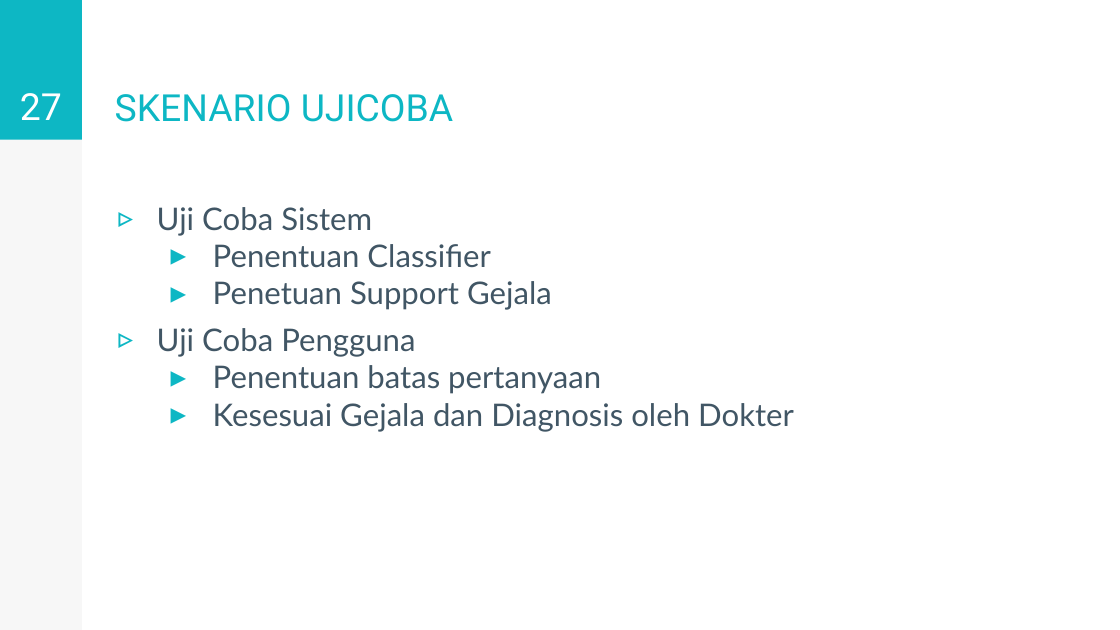
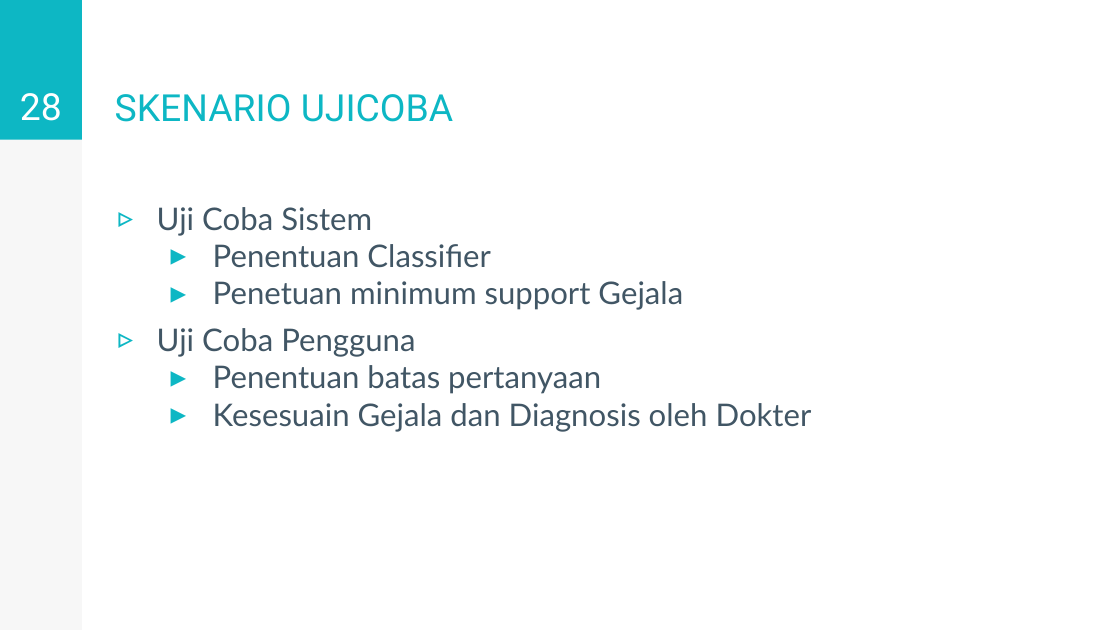
Before and after one commit to kevinfachreza/TugasAkhir, a slide deck: slide 28 of PPT/5114100128-v1.0.pptx (slide 27 before the commit). Drawn at 1120x630 pixels with LibreOffice and Linux fonts; fonts in the diff are those of the drawing. Boxes give left, top, right and bottom in pixels: in the first picture for what was removed or moved away, otherwise in the second. Text is boxed around its words. In the diff, an @@ line names an element or a change of style, - is before the commit and + after.

```diff
--- a/PPT/5114100128-v1.0.pptx
+++ b/PPT/5114100128-v1.0.pptx
@@ page number at box(20, 93, 62, 121): text changed @@
-27
+28
@@ text at box(213, 281, 683, 310): text changed @@
-  ▸ Penetuan Support Gejala
+  ▸ Penetuan minimum support Gejala
@@ text at box(213, 403, 812, 432): text changed @@
-  ▸ Kesesuai Gejala dan Diagnosis oleh Dokter
+  ▸ Kesesuain Gejala dan Diagnosis oleh Dokter
```
Also in this commit, not shown: 16 other slides changed, 36 slides added, 11 other files.
